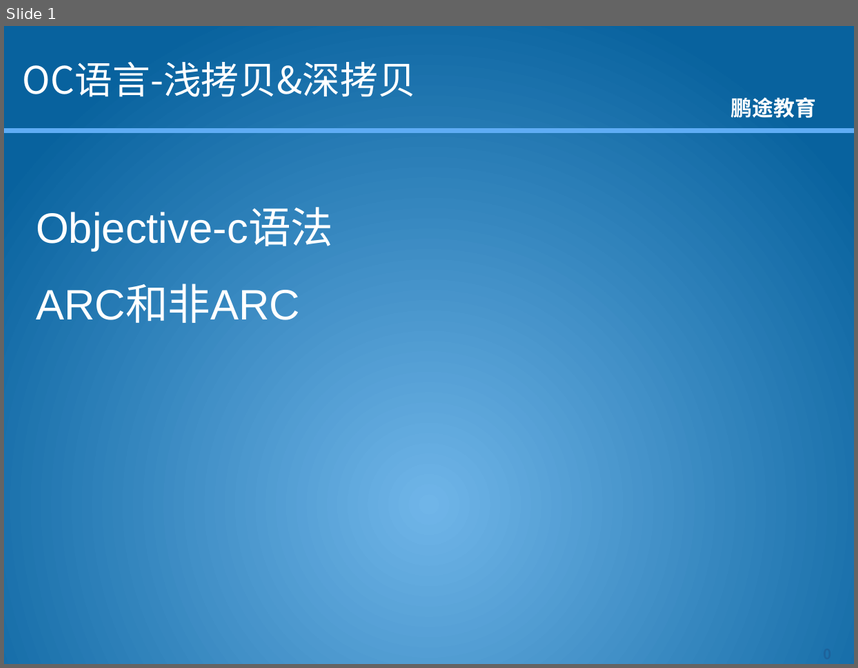
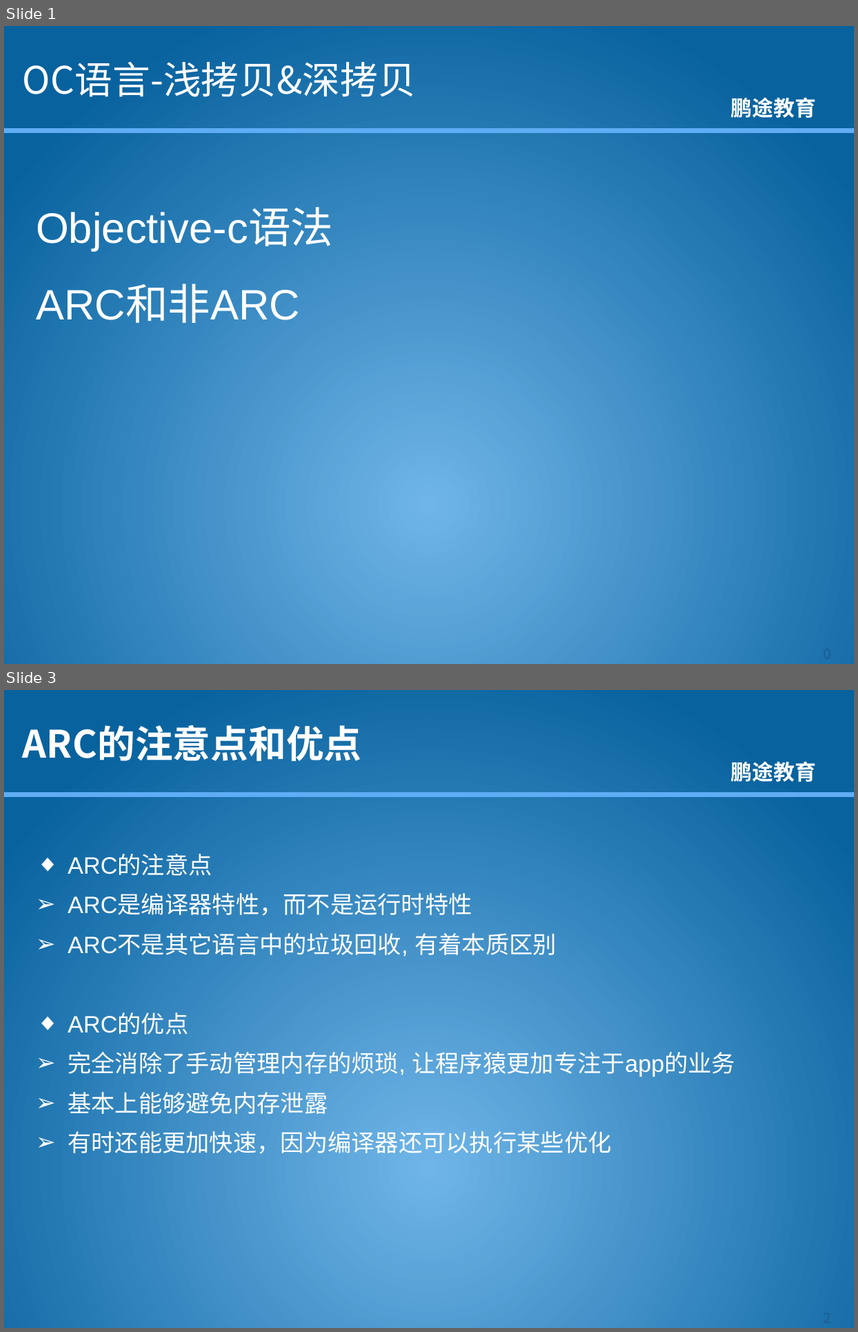
Before and after one commit to kkdmh77/gjh_baoche, a slide deck: 资料/课件/OC/OC语言-3.1-内存管理-ARC和非ARC.pptx. Shown one above the other, each under a label of ours: slide 1 before the commit, slides 1 and 3 after it; the slides between them are not shown. The pictures are 858x668 and 858x1332 pixels, drawn with LibreOffice and Linux fonts; fonts in the diff are those of the drawing; background and template pictures are left out. Boxes give left, top, right and bottom in pixels: in the first picture for what was removed or moved away, otherwise in the second. Text is boxed around its words. In the diff, an @@ line names an element or a change of style, - is before the commit and + after.

```diff
--- a/资料/课件/OC/OC语言-3.1-内存管理-ARC和非ARC.pptx
+++ b/资料/课件/OC/OC语言-3.1-内存管理-ARC和非ARC.pptx
@@ slide 3 added at [4,690,854,1328], background picture (left out); not listed: 2 template elements that a slide beside it also shows @@
@@ title added at [23,725,362,761], 32 pt, text #FFFFFF, bold @@
+ARC的注意点和优点
@@ text added at [67,854,735,1158], 20 pt, text #FFFFFF @@
+◆ ARC的注意点
+➢ ARC是编译器特性，而不是运行时特性
+➢ ARC不是其它语言中的垃圾回收, 有着本质区别
+◆ ARC的优点
+➢ 完全消除了手动管理内存的烦琐, 让程序猿更加专注于app的业务
+➢ 基本上能够避免内存泄露
+➢ 有时还能更加快速，因为编译器还可以执行某些优化
@@ page number added at [791,1303,854,1328], 12 pt, text #1D629B, bold @@
+2
```
Also in this commit, not shown: 4 other slides added, 8 other files.
